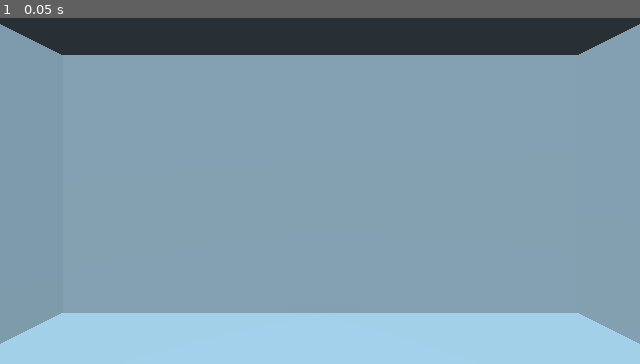
Above: before the commit, frame 1.
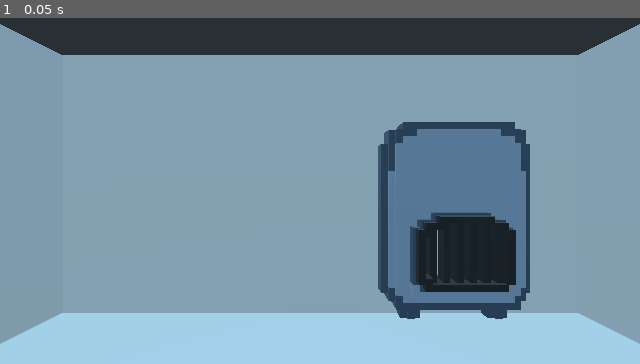
Above: after the commit, the same moment.

Repository: Teanan/ludumdare51
Game: Godot game, scene res://Levels/BoilerRoom.tscn
The game is run twice, just before and just after one commit, with the same random seed, the same clock (stepped at 60 frames per second) and the same inputs. This scene is started directly instead of the project's main scene. Sound files missing from this copy of the repository are replaced by a short silence.
Inputs:
- Up to frame 1 (0.05 s): no input

The runs differ from the first frame. In frame 1, 13% of the frame differs, in the area x 59-83%, y 30-87%.

Commit message:
add boiler assembly

Diff:
--- /dev/null
+++ b/Levels/BoilerAssembly.tscn
@@ -0,0 +1,12 @@
+[gd_scene load_steps=3 format=2]
+
+[ext_resource path="res://Assets/Models/boiler.glb" type="PackedScene" id=1]
+[ext_resource path="res://Assets/Models/boiler_door.glb" type="PackedScene" id=2]
+
+[node name="BoilerAssembly" type="Spatial"]
+
+[node name="boiler" parent="." instance=ExtResource( 1 )]
+transform = Transform( 0.075, 0, 0, 0, 0.075, 0, 0, 0, 0.075, 0, 1.19251, 0 )
+
+[node name="boiler_door" parent="." instance=ExtResource( 2 )]
+transform = Transform( 0.07, 0, 0, 0, 0.07, 0, 0, 0, 0.07, 0, 0.819491, 0.24808 )
--- a/Levels/BoilerRoom.tscn
+++ b/Levels/BoilerRoom.tscn
@@ -1,4 +1,6 @@
-[gd_scene load_steps=5 format=2]
+[gd_scene load_steps=6 format=2]
+
+[ext_resource path="res://Levels/BoilerAssembly.tscn" type="PackedScene" id=1]
 
 [sub_resource type="PlaneMesh" id=1]
 size = Vector2( 6, 6 )
@@ -35,3 +37,6 @@
 
 [node name="Camera" type="Camera" parent="."]
 transform = Transform( 1, 0, 0, 0, 1, 0, 0, 0, 1, 0, 1.5, 0 )
+
+[node name="BoilerAssembly" parent="." instance=ExtResource( 1 )]
+transform = Transform( 1, 0, 0, 0, 1, 0, 0, 0, 1, 1.5, 0, -3 )
